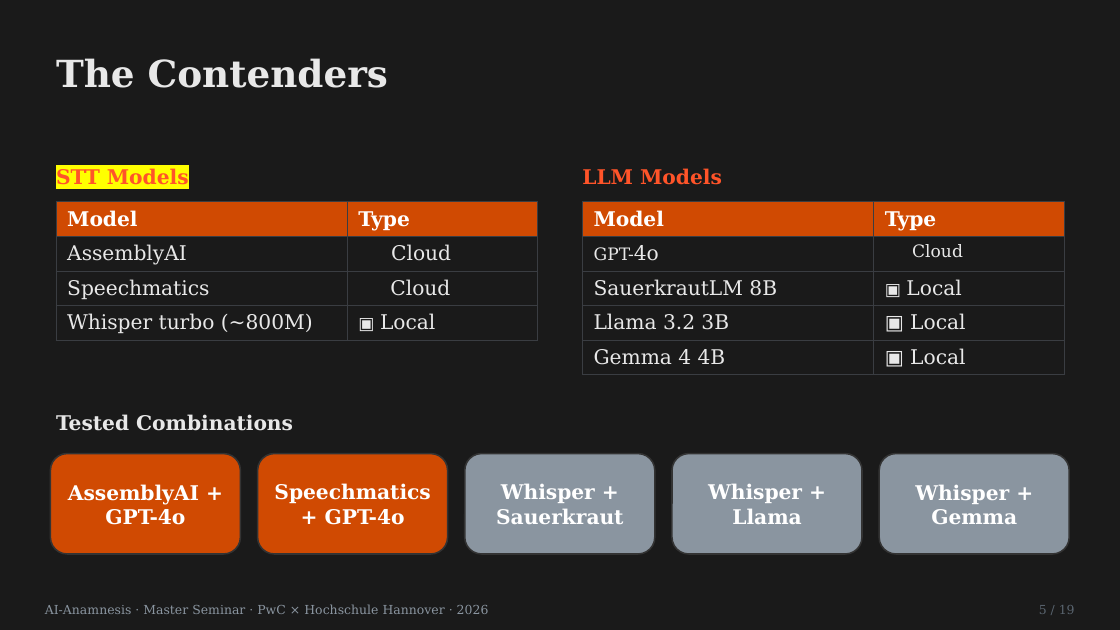
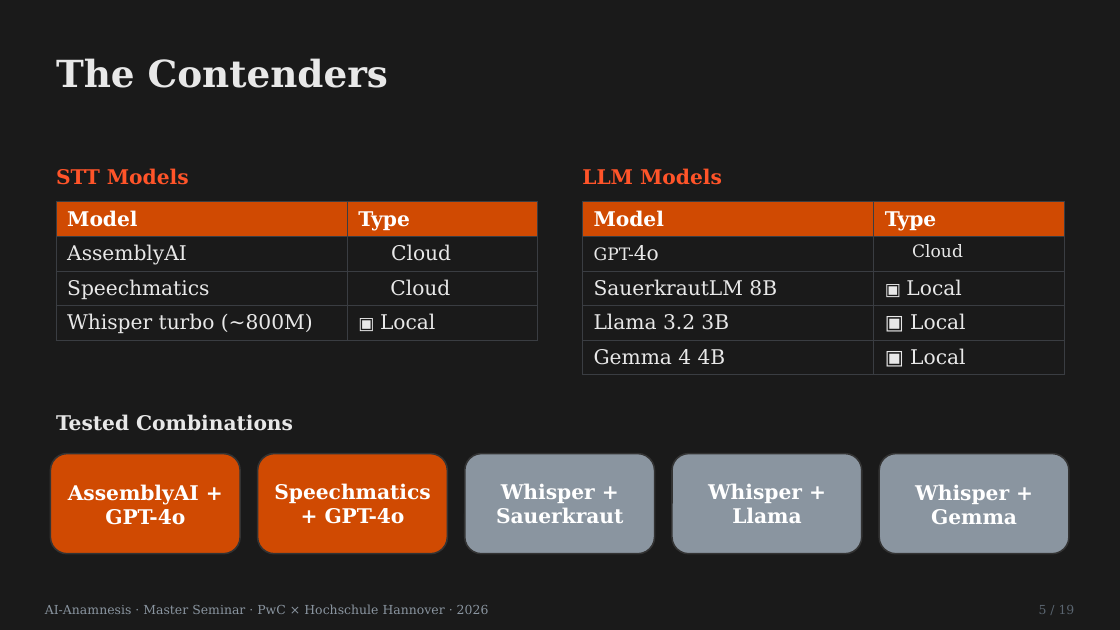
Before and after one commit to LeonardNid/Seminar_Anamnese, a slide deck: slide 6 of Präsi/AI_Anamnesis.pptx. Drawn at 1120x630 pixels with LibreOffice and Linux fonts; fonts in the diff are those of the drawing; background and template pictures are left out. Boxes give left, top, right and bottom in pixels: in the first picture for what was removed or moved away, otherwise in the second. Text is boxed around its words. In the diff, an @@ line names an element or a change of style, - is before the commit and + after.

```diff
--- a/Präsi/AI_Anamnesis.pptx
+++ b/Präsi/AI_Anamnesis.pptx
@@ text "STT Models" at [56, 168, 189, 185]: highlight #FFFF00 to none @@
```
Also in this commit, not shown: 8 other slides changed, 5 other files.
